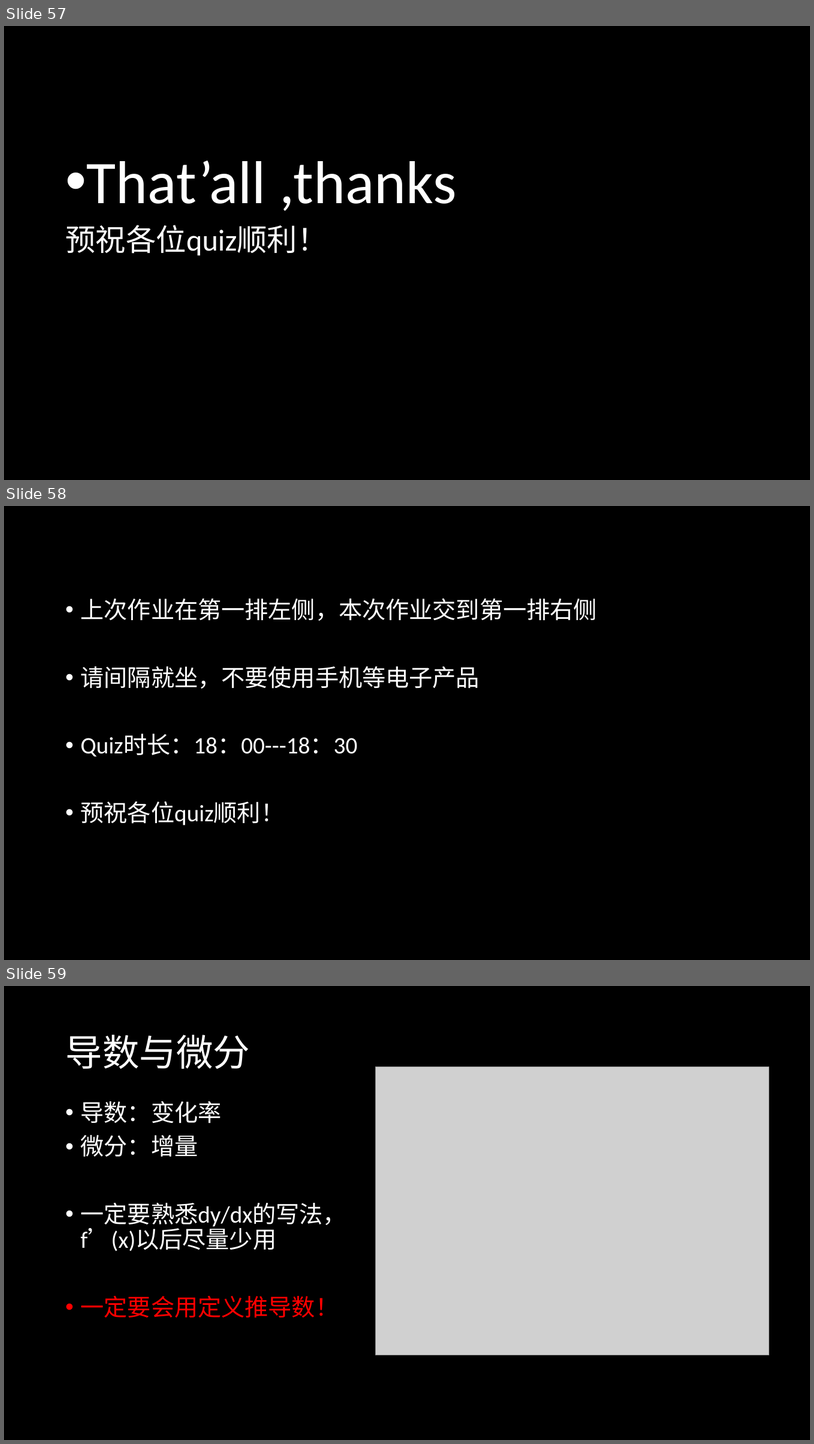
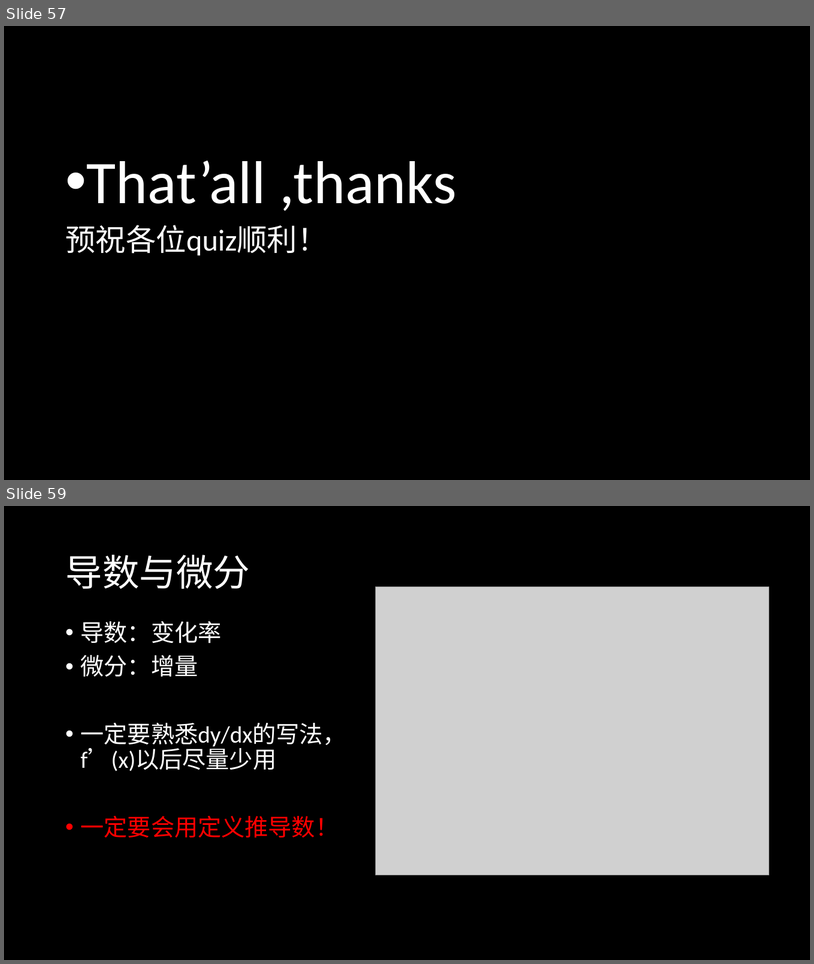
Before and after one commit to maaaark-creator/Calculus, a slide deck: 高数1.pptx. Shown one above the other, each under a label of ours: slides 57, 58 and 59 before the commit, slides 57 and 59 after it; the slides between them are not shown. The pictures are 814x1444 and 814x964 pixels, drawn with LibreOffice and Linux fonts; fonts in the diff are those of the drawing; grey boxes stand for pictures. Boxes give left, top, right and bottom in pixels: in the first picture for what was removed or moved away, otherwise in the second. Text is boxed around its words. In the diff, an @@ line names an element or a change of style, - is before the commit and + after.

```diff
--- a/高数1.pptx
+++ b/高数1.pptx
@@ slide 58 removed at (4,506,810,960), background #000000 @@
@@ text removed at (81,598,597,825) @@
-• 上次作业在第一排左侧，本次作业交到第一排右侧
-• 请间隔就坐，不要使用手机等电子产品
-• Quiz时长：18：00---18：30
-• 预祝各位quiz顺利！
```
Also in this commit, not shown: 1 slide added.
